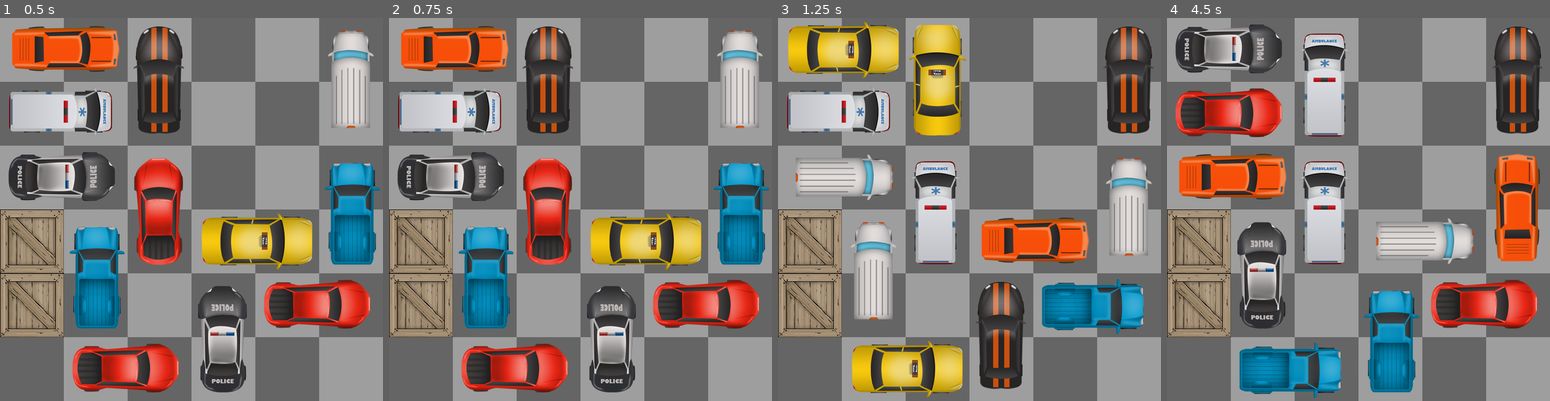
Above: before the commit, frames 1-4 (left to right).
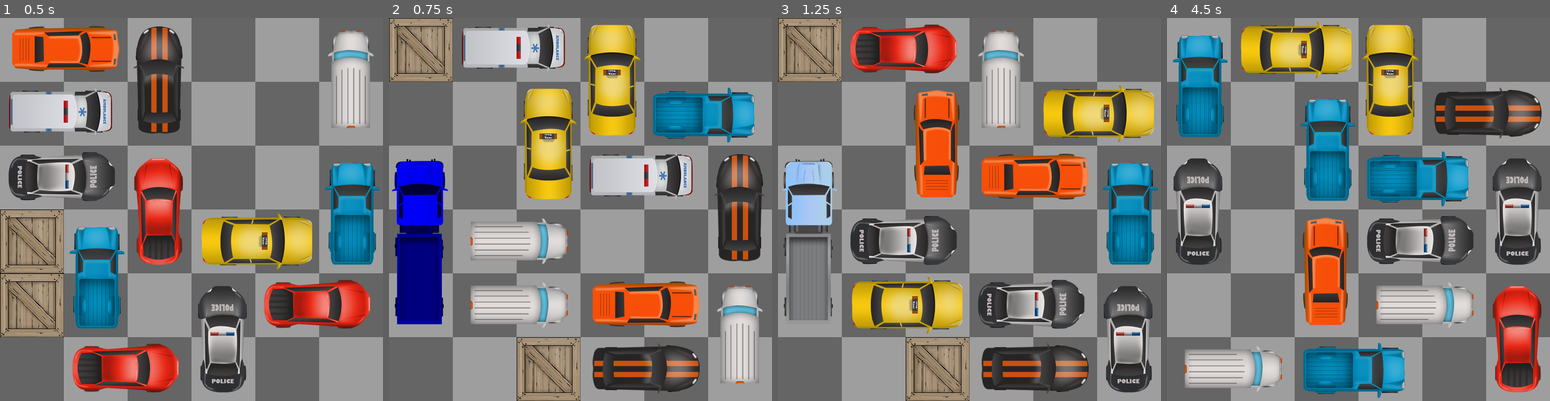
Above: after the commit, the same moments.

Repository: Nahumuss/Rush-Minute-2
Game: Godot game, scene res://Game.tscn
Two runs of this game, one before a commit and one after it. Both use one fixed random seed, a clock stepped at 60 frames per second and the inputs below.
Inputs (mouse positions are in pixels of both pictures, inside the frame that each line leads up to):
- Up to frame 1 (0.5 s): no input
- Up to frame 2 (0.75 s): tap Enter at 0.5 s; move the mouse to (419, 240) at 0.52 s; hold D from 0.53 s (still down); tap B at 0.6 s; click (419, 240) at 0.67 s
- Up to frame 3 (1.25 s): keep holding D; tap R at 0.8 s
- Up to frame 4 (4.5 s): tap Space at 1.25, 2.75, 4.25 s; move the mouse to (1197, 305) at 1.27 s; release D at 1.28 s; hold S 1.28-2.03 s; tap R at 1.35, 2.3, 2.85, 3.8, 4.35 s; click (1197, 305) at 1.42 s; tap B at 1.55, 2.1, 3.05, 3.6 s; tap Enter at 2, 3.5 s; hold D 2.03-2.78 s; click (1197, 305) at 2.17 s; hold W 2.78-3.53 s; click (1197, 305) at 2.92 s; hold A from 3.53 s (still down); click (1197, 305) at 3.67 s; click (1197, 305) at 4.42 s

Frame 1 is identical in both runs. In frame 2, 58% of the frame differs, in the area x 0-100%, y 0-100%; in frame 3, 58%; in frame 4, 57%.
Error after the commit: Attempt to call function 'get_root' in base 'null instance' on a null instance. (res://Scripts/Tile.gd:66)

Commit message:
added a button (b) to start a new level

Diff:
--- a/Scripts/Board.gd
+++ b/Scripts/Board.gd
@@ -39,7 +39,6 @@
 	for child in get_children():
 		if !(child is Sprite) and !(child is Timer):
 			remove_child(child)
-	generate_from_string(level)
 
 func get_random_level(levels):
 	return levels[rng.randi_range(0,len(levels))].split(' ')[1]
@@ -80,7 +79,10 @@
 				selected_car.move(false)
 		if event.scancode == KEY_R:
 			reset()
-
+			generate_from_string(level)
+		if event.scancode == KEY_B:
+			reset()
+			generate_tiles()
 
 func get_random_number(min_val : int, max_val : int) -> int:
 	return rng.randi_range(min_val, max_val)
Not shown, changed: export_presets.cfg
